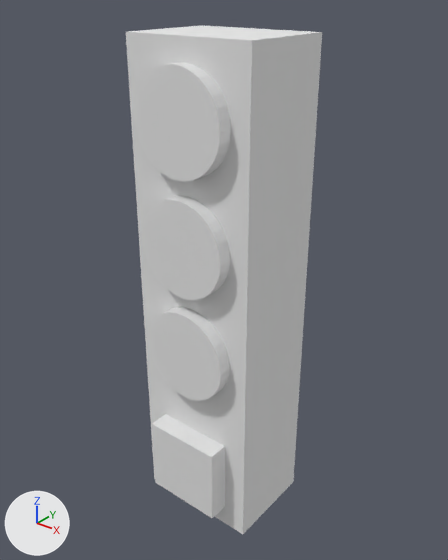
The Blender file Alex's blender files/VHS/control panel/VHS Control Panel.blend: old version first, new version second.
Both versions are drawn from a 50 mm lens placed at (0.212, -0.265, 0.324), pointed at (0.0, 0.0, 0.16). The axes (+X, +Y, +Z) are drawn at lower left. The lights are the same throughout.

Objects in the first picture: 'Panel', 'Play Button', 'VHS 01 Button', 'VHS 02 Button', 'VHS 03 Button'.
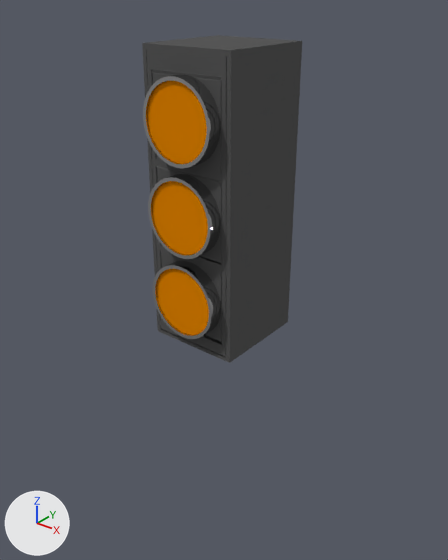
Pixel boxes [x1, y1, x2, y2] of what changed, in the pictures (448 x 560 px):
'Panel', recoloured, mesh rescaled, moved (grey to black, 18% narrower, 35% shorter)
    before: [126, 26, 322, 534]
    after: [142, 35, 302, 363]
'VHS 01 Button', recoloured, mesh rescaled, moved
    before: [135, 62, 231, 182]
    after: [148, 81, 207, 164]
'VHS 02 Button', recoloured, mesh turned, moved
    before: [142, 196, 230, 300]
    after: [153, 181, 208, 255]
'VHS 03 Button', recoloured, mesh turned, moved
    before: [149, 307, 230, 401]
    after: [157, 269, 209, 335]
'Play Button', deleted
    before: [152, 414, 225, 518]
'button rim 1', added
    after: [143, 74, 221, 168]
'button rim 2', added
    after: [148, 174, 221, 259]
'button rim 3', added
    after: [153, 261, 221, 339]

What changed in the scene script:
```text
Add mat_vhscontrolpanel_temp_mat:
    mat_vhscontrolpanel_temp_mat = bpy.data.materials.new('vhSCONTROLPANEL temp mat')
    # colours: dark grey #595959
    # uses the picture img_vhs_panel_body_nnormal_map
Add mat_vhscontrolpanel_rim_temp_mat:
    mat_vhscontrolpanel_rim_temp_mat = bpy.data.materials.new('VHSCONTROLPANEL rim temp mat')
    mat_vhscontrolpanel_rim_temp_mat.use_nodes = True; mat_vhscontrolpanel_rim_temp_mat.node_tree.nodes.clear()
    _N = mat_vhscontrolpanel_rim_temp_mat.node_tree.nodes; _L = mat_vhscontrolpanel_rim_temp_mat.node_tree.links
    n0 = _N.new('ShaderNodeOutputMaterial'); n0.name = 'Material Output'
    n1 = _N.new('ShaderNodeBsdfAnisotropic'); n1.name = 'Glossy BSDF'
    n1.distribution = 'GGX'
    n1.inputs[0].default_value = (0.581, 0.581, 0.581, 1.0)  # 'Color', light grey #c9c9c9
    n1.inputs[1].default_value = 0.0  # 'Roughness'
    _L.new(n1.outputs[0], n0.inputs[0])  # 'BSDF' to 'Surface'
Change me_cylinder_006:
    where me_cylinder_006.from_pydata(...)  # 64 vertices, 34 faces; spans x -0.0285..0.0285, y -0.0141..0.0141, z -0.0285..0.0285
    me_cylinder_006 part 1: the whole mesh is turned -180 degrees about the x axis through its middle and scaled by 0.714
    add me_cylinder_006.materials.append(mat_vhscontrolpanel_button_temp_mat_delete)  # orange #e78600
Change me_cylinder_005:
    where me_cylinder_005.from_pydata(...)  # 64 vertices, 34 faces; spans x -0.0285..0.0285, y -0.0141..0.0141, z -0.0285..0.0285
    me_cylinder_005 part 2: the whole mesh is turned -180 degrees about the x axis through its middle and scaled by 0.714
    add me_cylinder_005.materials.append(mat_vhscontrolpanel_button_temp_mat_delete)  # orange #e78600
Change me_cylinder_002:
    where me_cylinder_002.from_pydata(...)  # 64 vertices, 34 faces; spans x -0.0285..0.0285, y -0.0141..0.0141, z -0.0285..0.0285
    me_cylinder_002 part 3: the whole mesh is scaled about its middle by 0.714
    add me_cylinder_002.materials.append(mat_vhscontrolpanel_button_temp_mat_delete)  # orange #e78600
Change me_cube:
    where me_cube.from_pydata(...)  # 8 vertices, 6 faces; spans x -0.04..0.04, y -0.03..0.03, z 0.0..0.3
    remove me_cube.materials.append(mat_material)  # white #e7e7e7
    me_cube part 4: the whole mesh is scaled about its middle by (0.711, 1, 0.559), then moved by (0.0, 0.0, -0.034)
    add me_cube.materials.append(mat_vhscontrolpanel_temp_mat)
Remove ob_play_button:
    ob_play_button = bpy.data.objects.new('Play Button', me_cube_001)
Change ob_vhs_02_button:
    ob_vhs_02_button.location: (0.0, -0.0241, 0.1917) -> (0.0, -0.0268, 0.2101)
Change ob_vhs_03_button:
    ob_vhs_03_button.location: (0.0, -0.0241, 0.1239) -> (0.0, -0.0268, 0.1601)
Change ob_vhs_01_button:
    ob_vhs_01_button.location: (0.0, -0.0241, 0.2595) -> (0.0, -0.0268, 0.2601)
Change ob_panel:
    ob_panel.location: (0.0, 0.0, 0.0) -> (0.0, 0.0, 0.0956)
Add ob_button_rim_1:
    ob_button_rim_1 = bpy.data.objects.new('button rim 1', me_button_rim_3)  # 128 vertices, 128 faces; spans x -0.0224..0.0222, y -0.0114..0.0101, z -0.0224..0.0223
    ob_button_rim_1.parent = ob_panel
    ob_button_rim_1.location = (0.0, -0.0268, 0.26)
Add ob_button_rim_2:
    ob_button_rim_2 = bpy.data.objects.new('button rim 2', me_button_rim_2)  # 128 vertices, 128 faces; spans x -0.0224..0.0222, y -0.0114..0.0101, z -0.0224..0.0223
    ob_button_rim_2.parent = ob_panel
    ob_button_rim_2.location = (0.0, -0.0268, 0.21)
Add ob_button_rim_3:
    ob_button_rim_3 = bpy.data.objects.new('button rim 3', me_button_rim_3_001)  # 128 vertices, 128 faces; spans x -0.0224..0.0222, y -0.0114..0.0101, z -0.0224..0.0223
    ob_button_rim_3.parent = ob_panel
    ob_button_rim_3.location = (0.0, -0.0268, 0.16)
```
